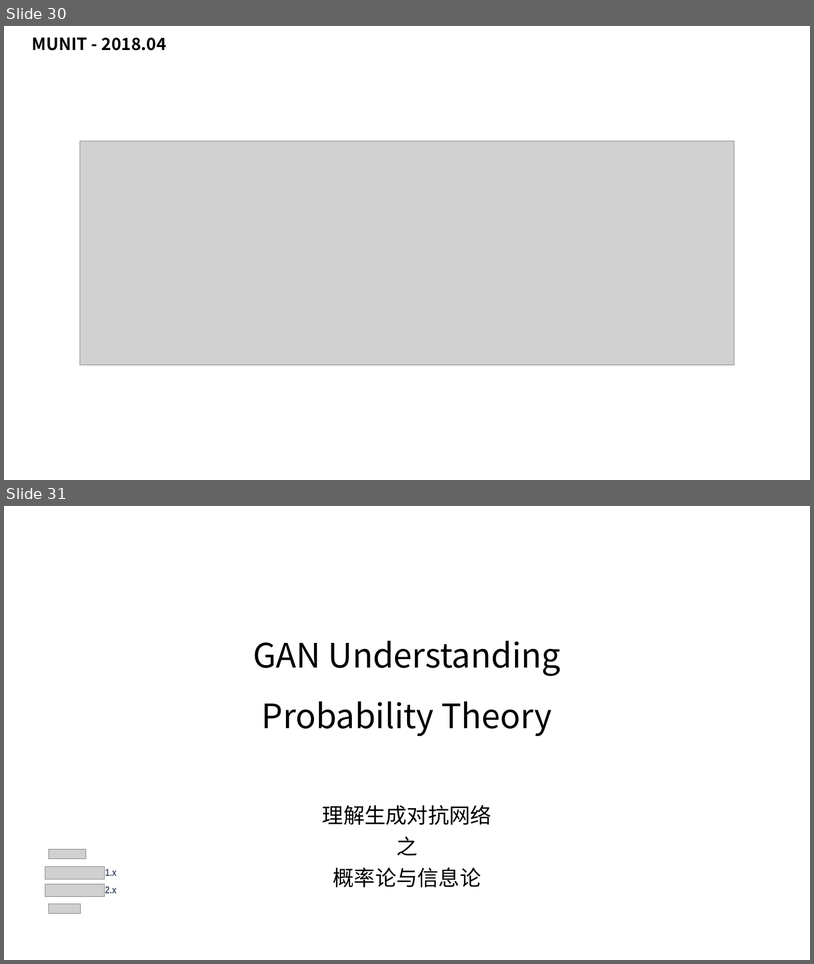
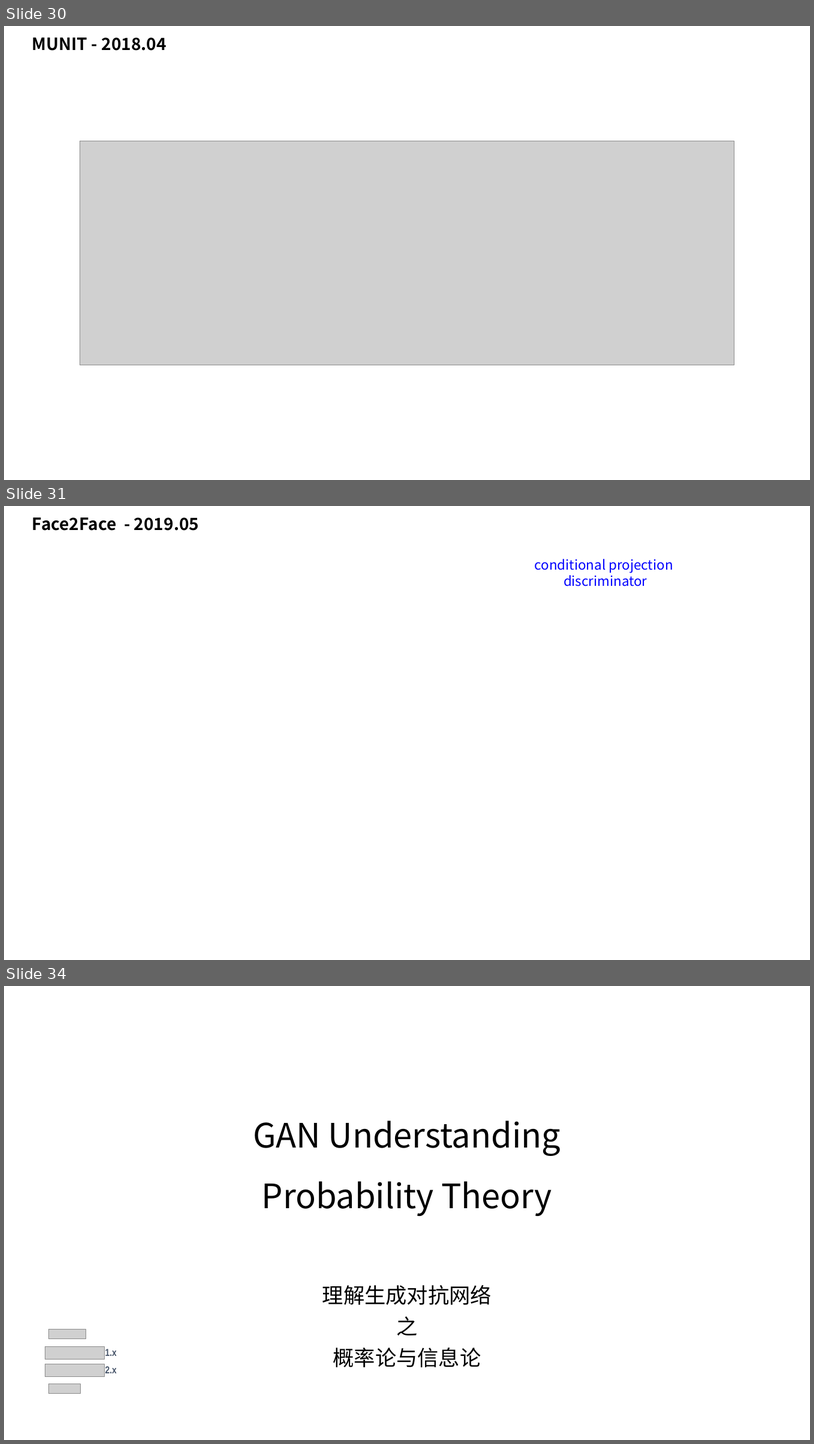
Before and after one commit to taylorguo/GAN_Understanding_Practicing, a slide deck: GAN_Understanding/GANunderstanding.pptx. Shown one above the other, each under a label of ours: slides 30 and 31 before the commit, slides 30, 31 and 34 after it; the slides between them are not shown. The pictures are 814x964 and 814x1444 pixels, drawn with LibreOffice and Linux fonts; fonts in the diff are those of the drawing; grey boxes stand for pictures. Boxes give left, top, right and bottom in pixels: in the first picture for what was removed or moved away, otherwise in the second. Text is boxed around its words. In the diff, an @@ line names an element or a change of style, - is before the commit and + after.

```diff
--- a/GAN_Understanding/GANunderstanding.pptx
+++ b/GAN_Understanding/GANunderstanding.pptx
@@ slide 31 added at bbox=[4, 506, 810, 960], background #FFFFFF @@
@@ text added at bbox=[32, 517, 199, 531], 20 pt, text #000000, bold @@
+Face2Face - 2019.05
@@ text added at bbox=[535, 559, 673, 586], 16 pt, text #0000FF @@
+conditional projection
+discriminator
@@ what was slide 31 is now slide 34 @@
```
Also in this commit, not shown: 2 other slides added, 5 other files.
